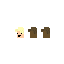
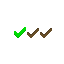
Comparing the layer stacks of the two w=64, h=64 images. Changes:
removed layer "Layer 5" over [15, 27, 24, 38]
removed layer "Layer 4" over [15, 27, 50, 38]
added layer "Layer 3" above "Layer 2" over [14, 27, 26, 38]
added layer "Layer 2" above "Layer 1" over [14, 27, 26, 38]
added layer "Layer 1" above "Background" over [14, 28, 52, 38]
